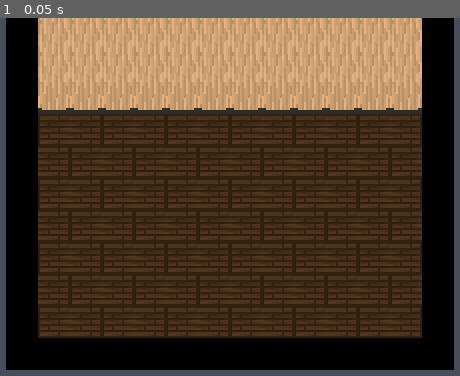
Above: before the commit, frame 1.
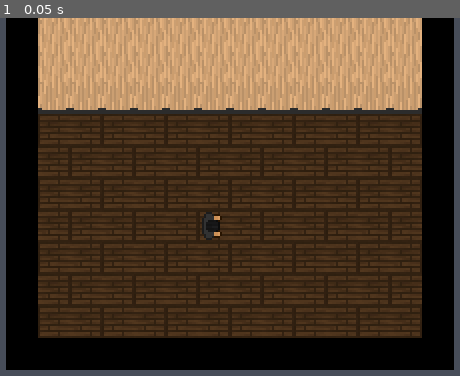
Above: after the commit, the same moment.

Repository: Louiwoah/Stealth_Game
Game: Godot game, scene res://scenes/basic_scene.tscn
Same seed, same stepped clock (60 frames per second), same inputs: the game is played once before the commit and once after it.
Inputs:
- Up to frame 1 (0.05 s): no input

The runs differ from the first frame. In frame 1, 0.2% of the frame differs, in the area x 43-49%, y 54-63%.

Commit message:
Added player scene and input map

Diff:
--- a/project.godot
+++ b/project.godot
@@ -24,6 +24,33 @@
 window/stretch/mode="viewport"
 window/stretch/scale_mode="integer"
 
+[input]
+
+move_up={
+"deadzone": 0.2,
+"events": [Object(InputEventKey,"resource_local_to_scene":false,"resource_name":"","device":-1,"window_id":0,"alt_pressed":false,"shift_pressed":false,"ctrl_pressed":false,"meta_pressed":false,"pressed":false,"keycode":0,"physical_keycode":65,"key_label":0,"unicode":97,"location":0,"echo":false,"script":null)
+, Object(InputEventKey,"resource_local_to_scene":false,"resource_name":"","device":-1,"window_id":0,"alt_pressed":false,"shift_pressed":false,"ctrl_pressed":false,"meta_pressed":false,"pressed":false,"keycode":0,"physical_keycode":4194320,"key_label":0,"unicode":0,"location":0,"echo":false,"script":null)
+]
+}
+move_down={
+"deadzone": 0.2,
+"events": [Object(InputEventKey,"resource_local_to_scene":false,"resource_name":"","device":-1,"window_id":0,"alt_pressed":false,"shift_pressed":false,"ctrl_pressed":false,"meta_pressed":false,"pressed":false,"keycode":0,"physical_keycode":83,"key_label":0,"unicode":115,"location":0,"echo":false,"script":null)
+, Object(InputEventKey,"resource_local_to_scene":false,"resource_name":"","device":-1,"window_id":0,"alt_pressed":false,"shift_pressed":false,"ctrl_pressed":false,"meta_pressed":false,"pressed":false,"keycode":0,"physical_keycode":4194322,"key_label":0,"unicode":0,"location":0,"echo":false,"script":null)
+]
+}
+move_right={
+"deadzone": 0.2,
+"events": [Object(InputEventKey,"resource_local_to_scene":false,"resource_name":"","device":-1,"window_id":0,"alt_pressed":false,"shift_pressed":false,"ctrl_pressed":false,"meta_pressed":false,"pressed":false,"keycode":0,"physical_keycode":68,"key_label":0,"unicode":100,"location":0,"echo":false,"script":null)
+, Object(InputEventKey,"resource_local_to_scene":false,"resource_name":"","device":-1,"window_id":0,"alt_pressed":false,"shift_pressed":false,"ctrl_pressed":false,"meta_pressed":false,"pressed":false,"keycode":0,"physical_keycode":4194321,"key_label":0,"unicode":0,"location":0,"echo":false,"script":null)
+]
+}
+move_left={
+"deadzone": 0.2,
+"events": [Object(InputEventKey,"resource_local_to_scene":false,"resource_name":"","device":-1,"window_id":0,"alt_pressed":false,"shift_pressed":false,"ctrl_pressed":false,"meta_pressed":false,"pressed":false,"keycode":0,"physical_keycode":65,"key_label":0,"unicode":97,"location":0,"echo":false,"script":null)
+, Object(InputEventKey,"resource_local_to_scene":false,"resource_name":"","device":-1,"window_id":0,"alt_pressed":false,"shift_pressed":false,"ctrl_pressed":false,"meta_pressed":false,"pressed":false,"keycode":0,"physical_keycode":4194319,"key_label":0,"unicode":0,"location":0,"echo":false,"script":null)
+]
+}
+
 [physics]
 
 3d/physics_engine="Jolt Physics"
--- a/scenes/basic_scene.tscn
+++ b/scenes/basic_scene.tscn
@@ -1,6 +1,7 @@
 [gd_scene format=4 uid="uid://c3gooay32wyoq"]
 
 [ext_resource type="Texture2D" uid="uid://kwfljfedgwq5" path="res://assets/stealth-tiles.png" id="1_eeskx"]
+[ext_resource type="PackedScene" uid="uid://d2tchncdyuqc4" path="res://scenes/player.tscn" id="2_86od8"]
 
 [sub_resource type="TileSetAtlasSource" id="TileSetAtlasSource_86od8"]
 texture = ExtResource("1_eeskx")
@@ -29,3 +30,6 @@
 [node name="LevelMap" type="TileMapLayer" parent="." unique_id=717661290]
 tile_map_data = PackedByteArray("AAAEAAAAAAACAAAAAAAFAAAAAAACAAAAAAACAAAAAAACAAAAAAADAAAAAAACAAAAAAABAAAAAAABAAEAAAABAA …(2384 unchanged characters)…
 tile_set = SubResource("TileSet_cbqwp")
+
+[node name="Player" parent="." unique_id=1425113821 instance=ExtResource("2_86od8")]
+position = Vector2(120, 104)
--- /dev/null
+++ b/scenes/player.tscn
@@ -0,0 +1,17 @@
+[gd_scene format=3 uid="uid://d2tchncdyuqc4"]
+
+[ext_resource type="Texture2D" uid="uid://cqis7srcwm3wr" path="res://assets/stealth-characters.png" id="1_3vyb7"]
+
+[sub_resource type="CircleShape2D" id="CircleShape2D_3vyb7"]
+radius = 6.0
+
+[node name="Player" type="CharacterBody2D" unique_id=1425113821]
+motion_mode = 1
+
+[node name="Sprite2D" type="Sprite2D" parent="." unique_id=771067582]
+texture = ExtResource("1_3vyb7")
+hframes = 2
+vframes = 2
+
+[node name="CollisionShape2D" type="CollisionShape2D" parent="." unique_id=366674619]
+shape = SubResource("CircleShape2D_3vyb7")
